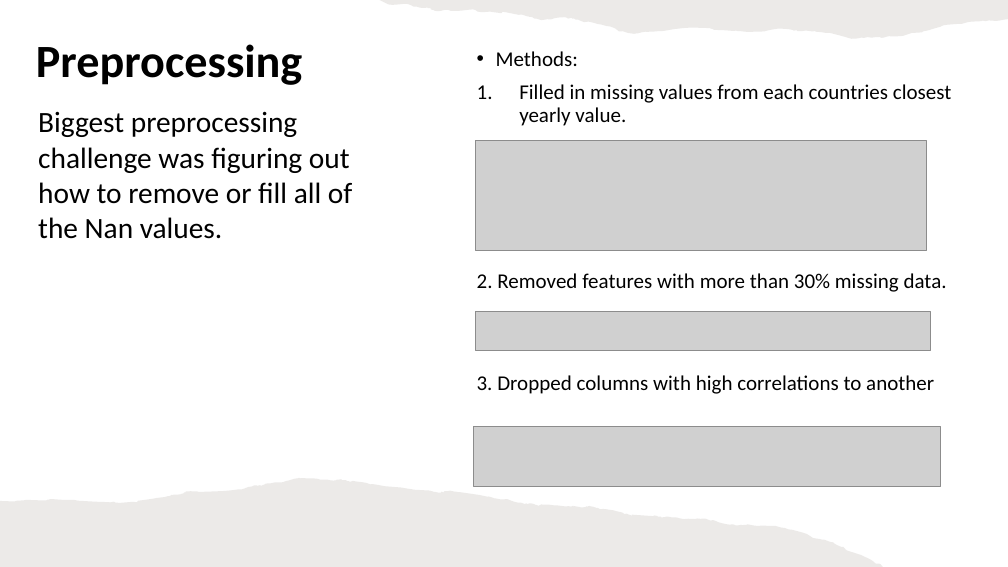
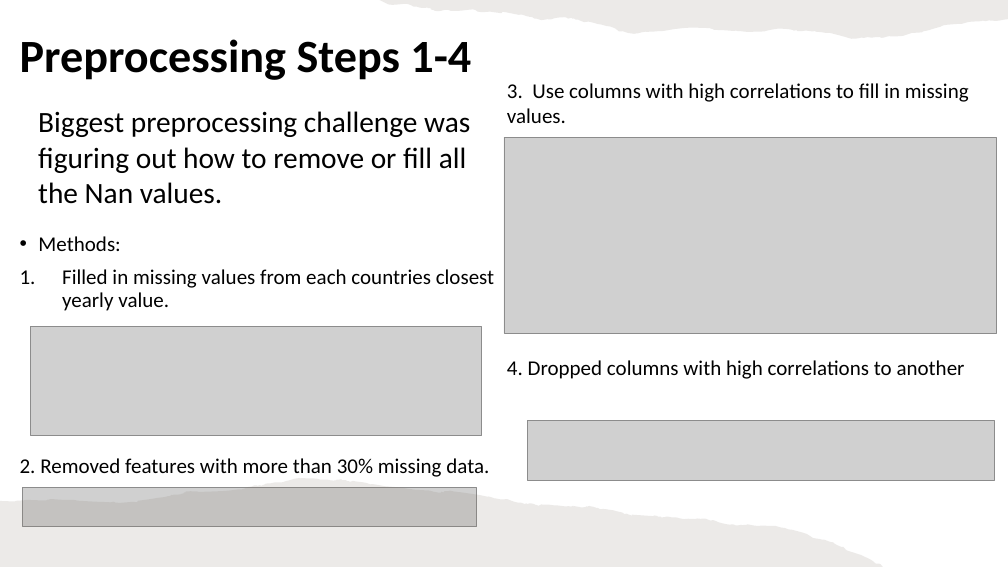
Before and after one commit to nmckinne/SustainabilityProject, a slide deck: slide 6 of SustainabilityProject_Powerpoint.pptx. Drawn at 1008x567 pixels with LibreOffice and Linux fonts; fonts in the diff are those of the drawing; grey boxes stand for pictures. Boxes give left, top, right and bottom in pixels: in the first picture for what was removed or moved away, otherwise in the second. Text is boxed around its words. In the diff, an @@ line names an element or a change of style, - is before the commit and + after.

Commit message:
Updated powerpoint

```diff
--- a/SustainabilityProject_Powerpoint.pptx
+++ b/SustainabilityProject_Powerpoint.pptx
@@ title at box(20, 39, 471, 80): text changed @@
-Preprocessing
+Preprocessing Steps 1-4
@@ text at box(507, 83, 969, 379): text changed @@
-3. Dropped columns with high correlations to another
+3. Use columns with high correlations to fill in missing values.
+4. Dropped columns with high correlations to another
@@ text at box(38, 111, 470, 204): text changed @@
-Biggest preprocessing challenge was figuring out how to remove or fill all of the Nan values.
+Biggest preprocessing challenge was figuring out how to remove or fill all the Nan values.
@@ picture added at box(504, 137, 997, 333) @@
@@ text "Methods:": place and size @@
-text "Methods:" at box(477, 51, 952, 292)
+text "Methods:" at box(20, 236, 495, 477)
@@ picture: place and size @@
-picture at box(476, 141, 926, 250)
+picture at box(31, 327, 482, 436)
@@ picture: place and size @@
-picture at box(473, 426, 941, 486)
+picture at box(527, 420, 994, 480)
@@ picture: place and size @@
-picture at box(476, 312, 930, 350)
+picture at box(23, 488, 477, 526)
```
Also in this commit, not shown: 2 other slides changed.
